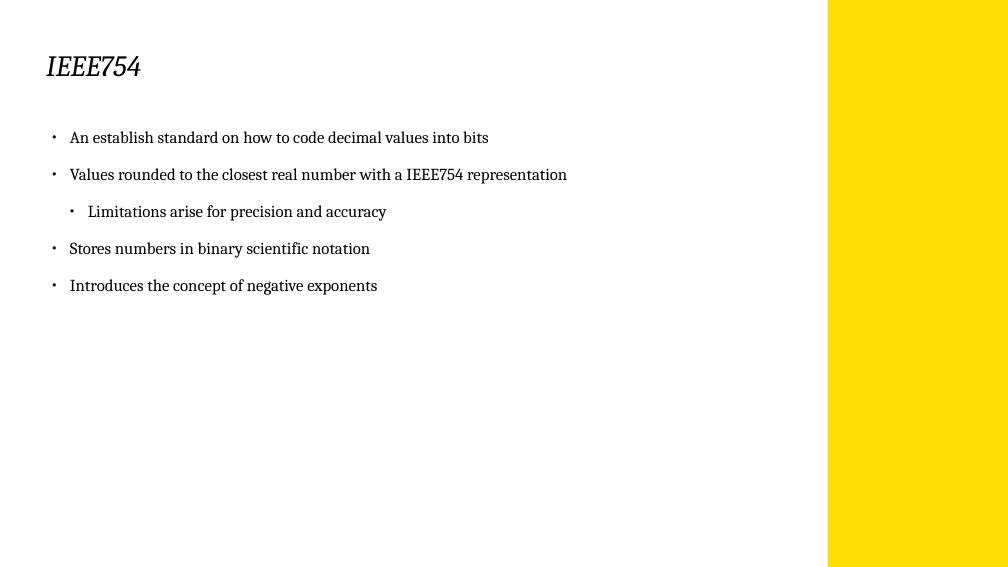
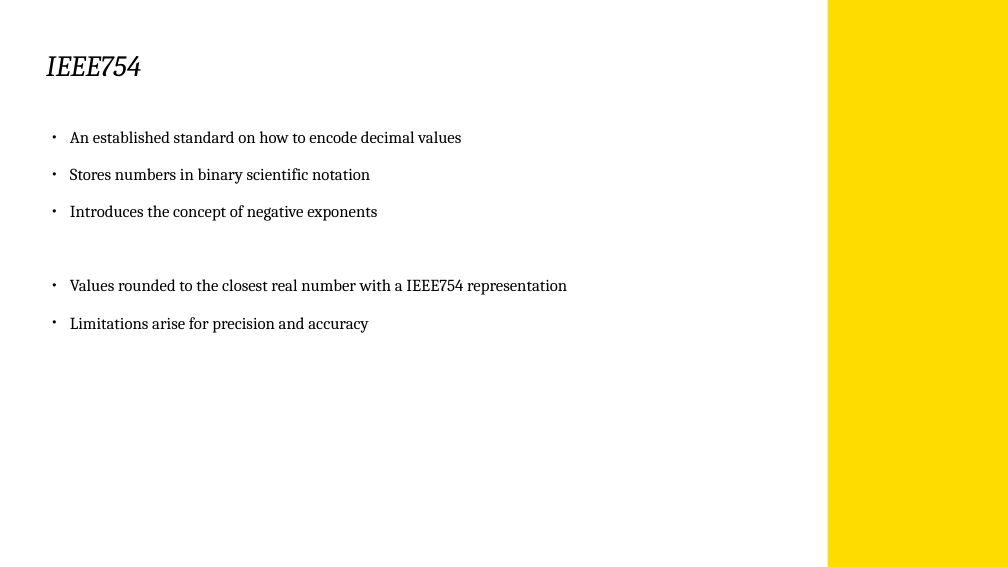
Before and after one commit to krudbox/1521, a slide deck: slide 9 of Week7/COMP1521W7.odp. Drawn at 1008x567 pixels with LibreOffice and Linux fonts; fonts in the diff are those of the drawing; background and template pictures are left out. Boxes give left, top, right and bottom in pixels: in the first picture for what was removed or moved away, otherwise in the second. Text is boxed around its words. In the diff, an @@ line names an element or a change of style, - is before the commit and + after.

Commit message:
minor changes

```diff
--- a/Week7/COMP1521W7.odp
+++ b/Week7/COMP1521W7.odp
@@ text at (70,131,461,221): text changed @@
-● An establish standard on how to code decimal values into bits
+● An established standard on how to encode decimal values
+● Stores numbers in binary scientific notation
+● Introduces the concept of negative exponents
@@ text at (70,242,377,295): paragraphs removed @@
-● Stores numbers in binary scientific notation
-● Introduces the concept of negative exponents
@@ text at (70,317,368,333): list level 2 to 1 in "Limitations arise for precision and ..." @@
```
Also in this commit, not shown: 4 other slides changed.
